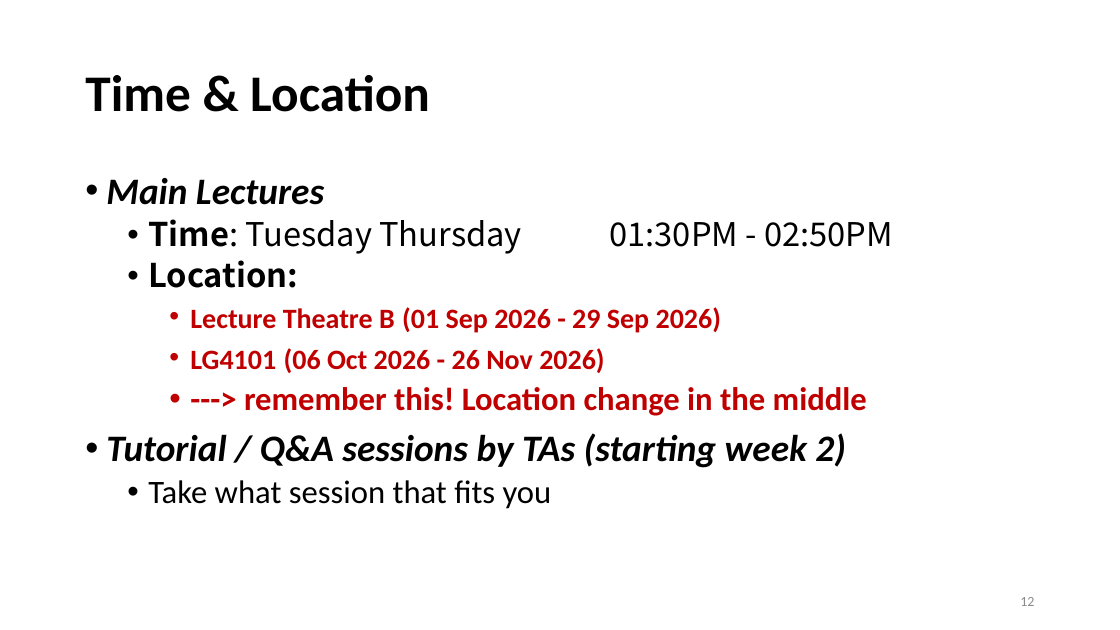
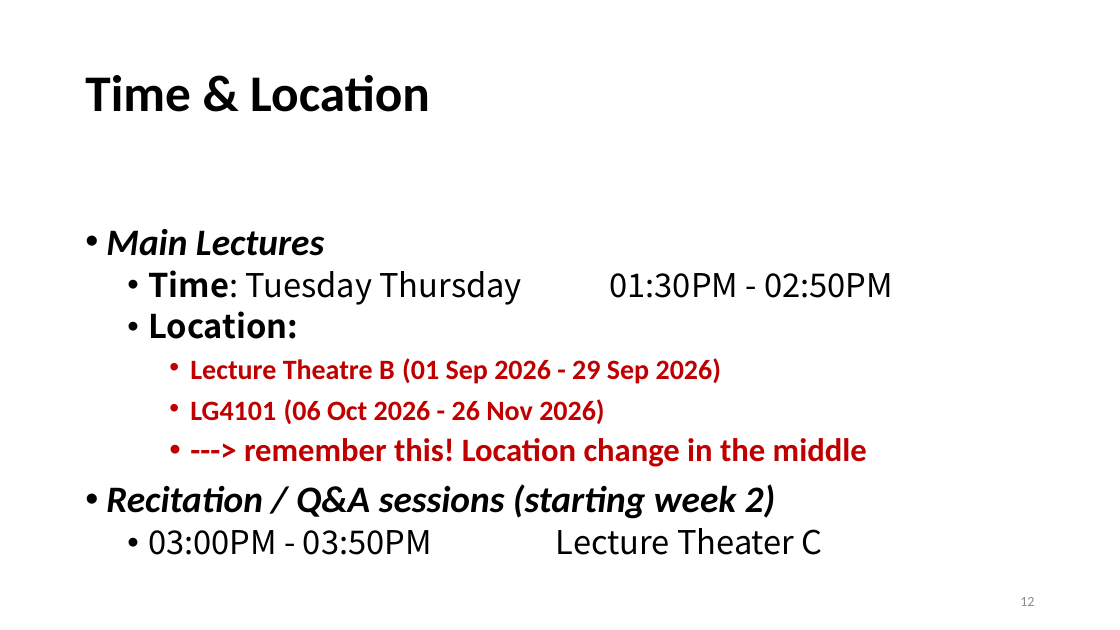
Before and after one commit to wuwuz/wuwuz.github.io, a slide deck: slide 12 of COMP2711/Materials/L00-Intro.pptx. Drawn at 1120x630 pixels with LibreOffice and Linux fonts; fonts in the diff are those of the drawing. Boxes give left, top, right and bottom in pixels: in the first picture for what was removed or moved away, otherwise in the second. Text is boxed around its words. In the diff, an @@ line names an element or a change of style, - is before the commit and + after.

```diff
--- a/COMP2711/Materials/L00-Intro.pptx
+++ b/COMP2711/Materials/L00-Intro.pptx
@@ text at [106, 484, 823, 555]: text changed @@
-• Tutorial / Q&A sessions by TAs (starting week 2)
-  • Take what session that fits you
+• Recitation / Q&A sessions (starting week 2)
+  • 03:00PM - 03:50PM Lecture Theater C
```
Also in this commit, not shown: 4 other slides changed, 11 slides added, 1 slide removed.
